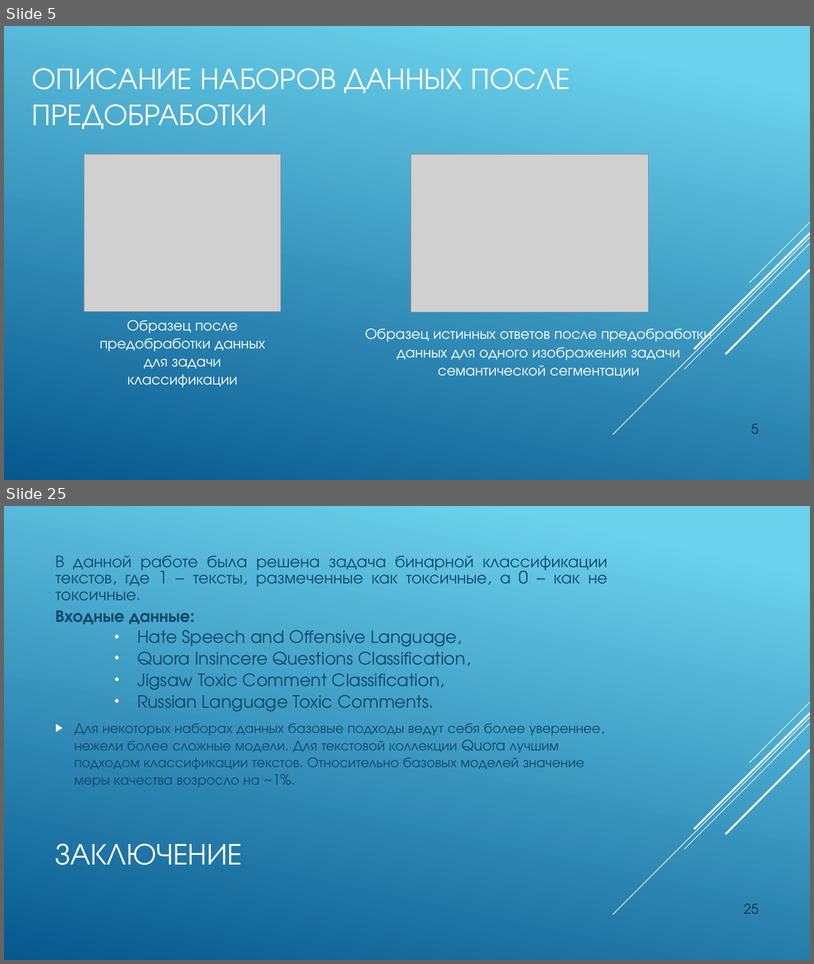
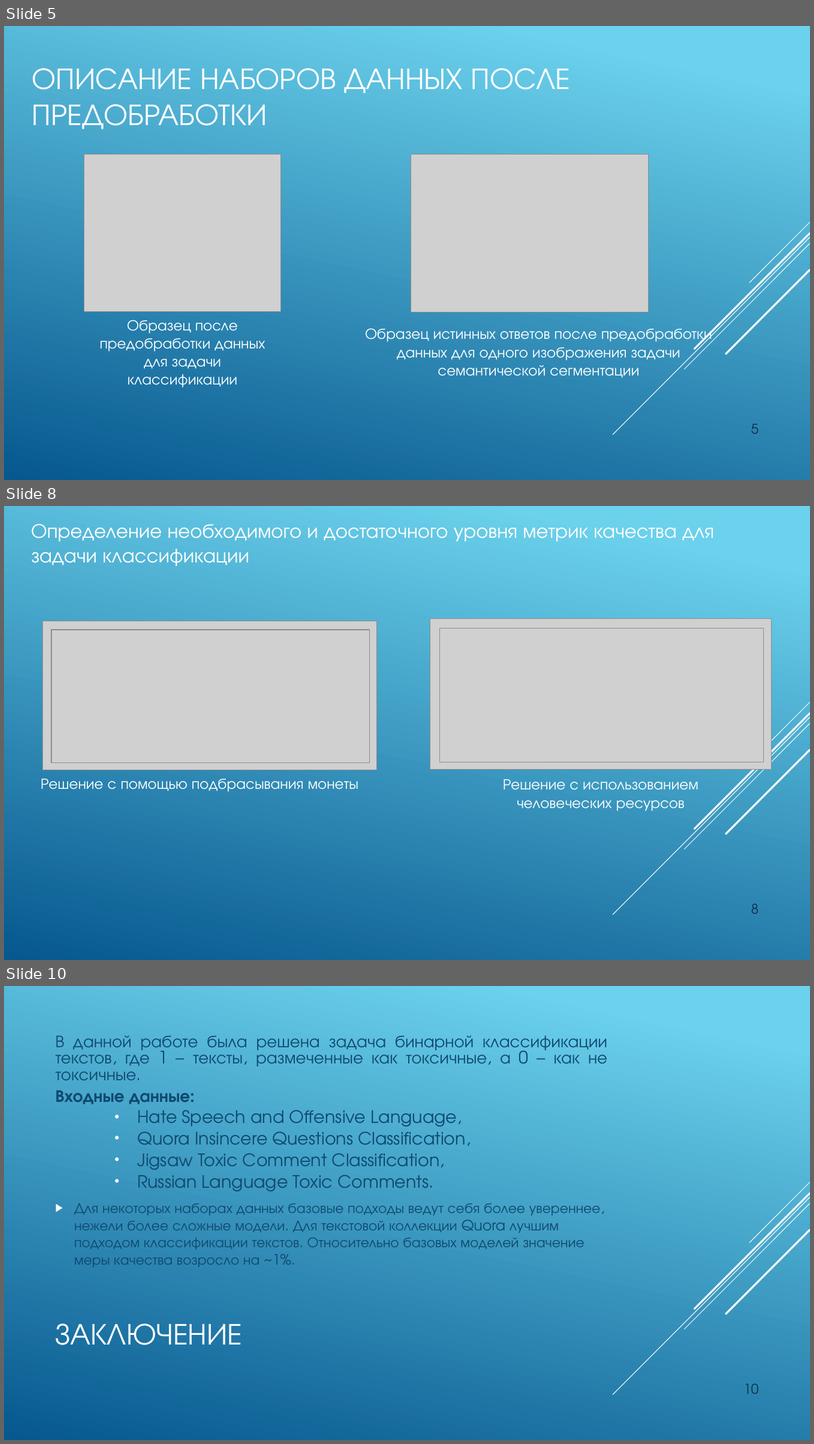
Before and after one commit to JacKira/Airbus_ship_detection, a slide deck: Отчет/ВКР презентация.pptx. Shown one above the other, each under a label of ours: slides 5 and 25 before the commit, slides 5, 8 and 10 after it; the slides between them are not shown. The pictures are 814x964 and 814x1444 pixels, drawn with LibreOffice and Linux fonts; fonts in the diff are those of the drawing; grey boxes stand for pictures. Boxes give left, top, right and bottom in pixels: in the first picture for what was removed or moved away, otherwise in the second. Text is boxed around its words. In the diff, an @@ line names an element or a change of style, - is before the commit and + after.

```diff
--- a/Отчет/ВКР презентация.pptx
+++ b/Отчет/ВКР презентация.pptx
@@ slide 8 added at box(4, 506, 810, 960), background gradient #6ED2EB to #06588E; not listed: 5 template elements that a slide beside it also shows @@
@@ text added at box(31, 524, 714, 566), 24 pt, text #FFFFFF @@
+Определение необходимого и достаточного уровня метрик качества для задачи классификации
@@ picture added at box(43, 621, 377, 770) @@
@@ picture added at box(51, 630, 369, 762) @@
@@ picture added at box(431, 619, 772, 769) @@
@@ picture added at box(440, 628, 764, 762) @@
@@ text added at box(41, 778, 359, 792), 18 pt, text #FFFFFF @@
+Решение с помощью подбрасывания монеты
@@ text added at box(503, 779, 699, 811), 18 pt, text #FFFFFF @@
+Решение с использованием человеческих ресурсов
@@ page number added at box(752, 903, 759, 913), 16 pt, text #0A304A @@
+8
@@ what was slide 25 is now slide 10 @@
@@ page number at box(744, 1383, 759, 1393): text changed @@
-25
+10
```
Also in this commit, not shown: 2 slides changed, 1 other slide added, 17 slides removed, 2 other files.
